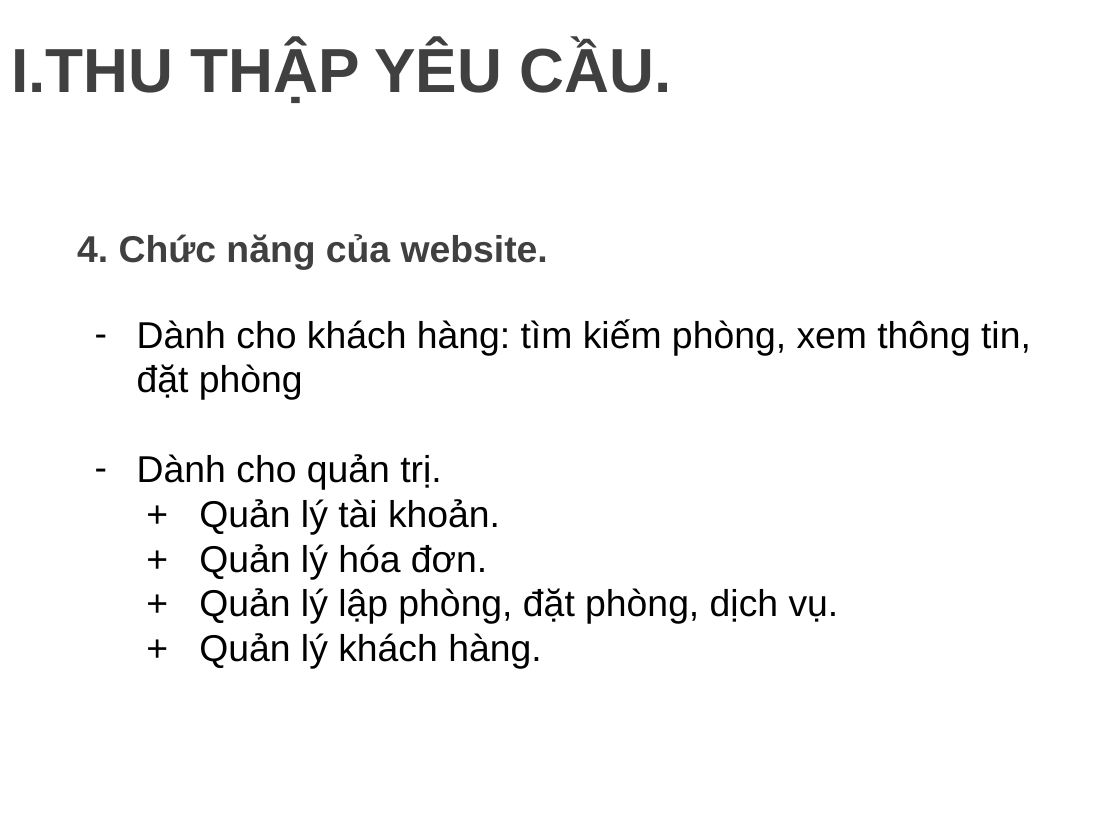
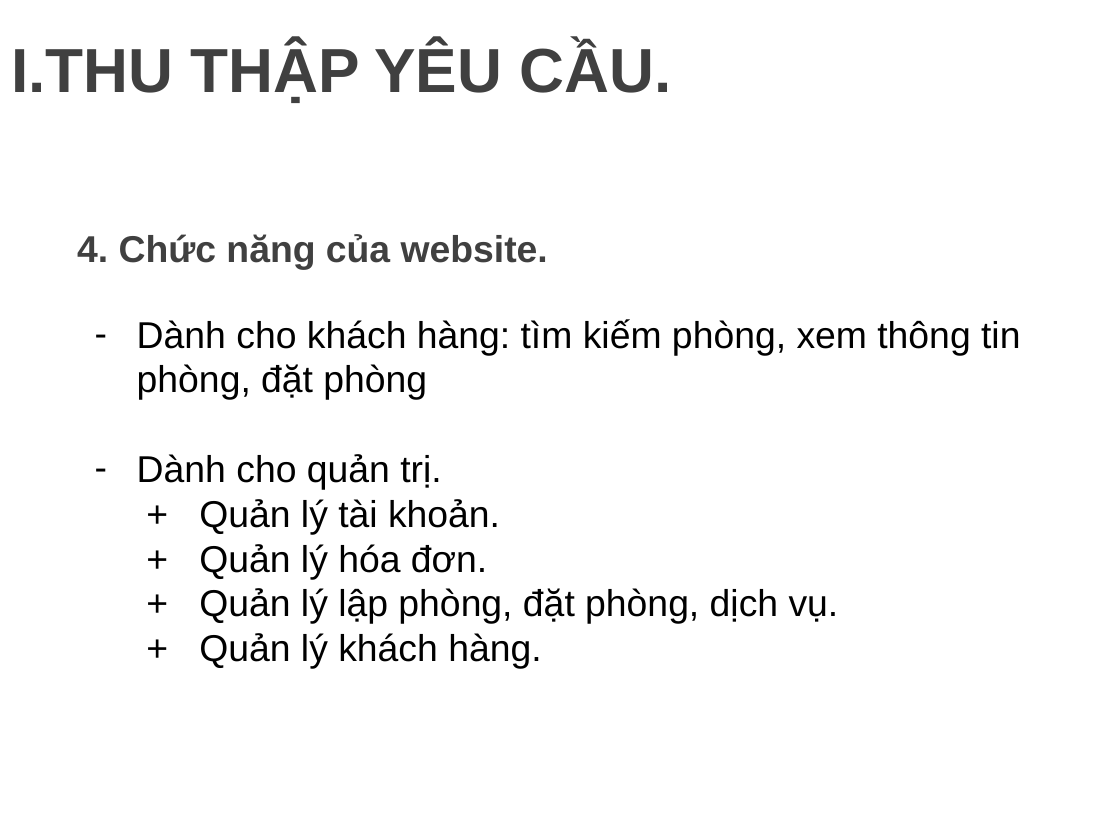
Before and after one commit to minhdat1602/2021_cnpm_group09, a slide deck: slide 5 of document_slide/slide.pptx. Drawn at 1120x840 pixels with LibreOffice and Linux fonts; fonts in the diff are those of the drawing; background and template pictures are left out. Boxes give left, top, right and bottom in pixels: in the first picture for what was removed or moved away, otherwise in the second. Text is boxed around its words. In the diff, an @@ line names an element or a change of style, - is before the commit and + after.

```diff
--- a/document_slide/slide.pptx
+++ b/document_slide/slide.pptx
@@ text at bbox=[137, 319, 1020, 400]: text changed @@
-– Dành cho khách hàng: tìm kiếm phòng, xem thông tin, đặt phòng
+– Dành cho khách hàng: tìm kiếm phòng, xem thông tin phòng, đặt phòng
```
Also in this commit, not shown: 3 other slides changed, 2 slides added, 5 slides removed, 3 other files.
